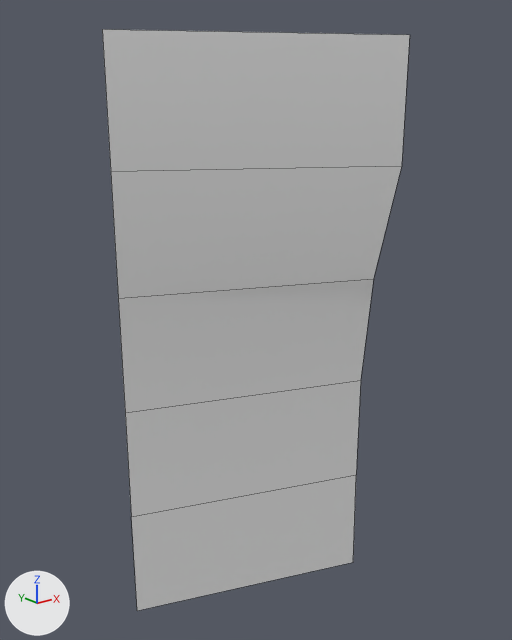
Two versions of the OBJ model Unity/Assets/Models/Walls/Wall_HighDistortion_SmlStraight_R.obj, one commit apart.
Rendered twice from a 50 mm camera at (-1.23, -2.38, 2.18) aimed at (0.52, -0.2, 1.3). The axes (+X, +Y, +Z) are drawn at lower left. The lights are the same throughout. Mesh edges are drawn as thin lines. Where no turn or scale is listed for an object, it has been applied to the vertices.

The scene before the commit, as lines of its bpy script (objects in view):
```python
mat_lambert1sg = principled_material('lambert1SG')
mat_lambert1sg.base_color = (0.8, 0.8, 0.8)  # white #e7e7e7
mat_lambert1sg.roughness = 1.0
me_wall_highdistortion_smlstraight_r = bpy.data.meshes.new('Wall_HighDistortion_SmlStraight_R')
me_wall_highdistortion_smlstraight_r.from_pydata(...)  # 12 vertices, 5 faces; spans x 0.0..1.0, y -0.51..0.0, z 0.0..2.4
me_wall_highdistortion_smlstraight_r.materials.append(mat_lambert1sg)  # white #e7e7e7
ob_wall_highdistortion_smlstraight_r = bpy.data.objects.new('Wall_HighDistortion_SmlStraight_R', me_wall_highdistortion_smlstraight_r)
ob_wall_highdistortion_smlstraight_r.location = (0.0, 0.0, 0.0)
```
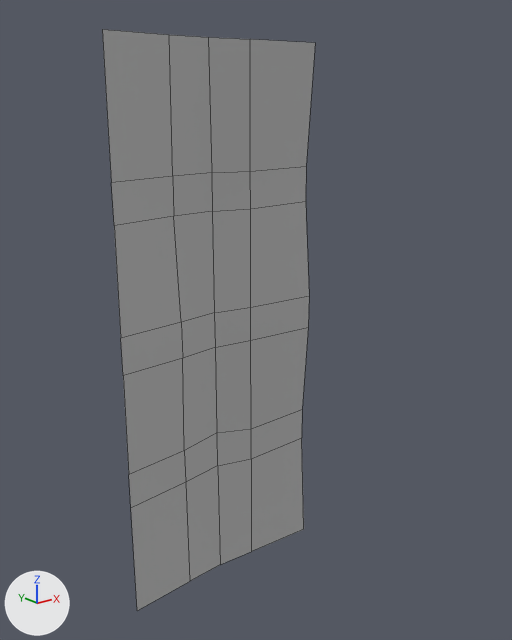
Commit message: Wall Model 25/03 Update

What the commit changed:
Material 'lambert1SG' (mat_lambert1sg) changes colour from white #e7e7e7 to grey #bcbcbc; in linear values from (0.8, 0.8, 0.8) to (0.5, 0.5, 0.5).
me_wall_highdistortion_smlstraight_r is used by ob_wall_highdistortion_smlstraight_r; location (0.0, 0.0, 0.0).
me_wall_highdistortion_smlstraight_r had 12 vertices, 5 faces and spanned x 0.0..1.0, y -0.51..0.0, z 0.0..2.4.
me_wall_highdistortion_smlstraight_r now has 40 vertices, 28 faces and spans x 0.0..1.0, y 0.0..0.05, z 0.0..2.4.
Part 1, on me_wall_highdistortion_smlstraight_r:
10 vertices are removed from x 0.0..1.0, y -0.51..0.0, z 0.0..2.4.
5 faces are deleted.
26 vertices are added at x 0.0..1.0, y 0.0..0.05, z 0.0..2.4.
12 new vertices lie (0.0, 0.0, 0.16) away from vertices in x 0.0..1.0, y 0.0..0.05, z 0.52..1.72.
28 new faces join them.

Location of each change, (x1, y1, x2, y2) in pixels of the pictures (512 x 640 px):
'Wall_HighDistortion_SmlStraight_R', recoloured, reshaped (31% narrower)
    before: (102, 29, 410, 611)
    after: (102, 29, 315, 611)
